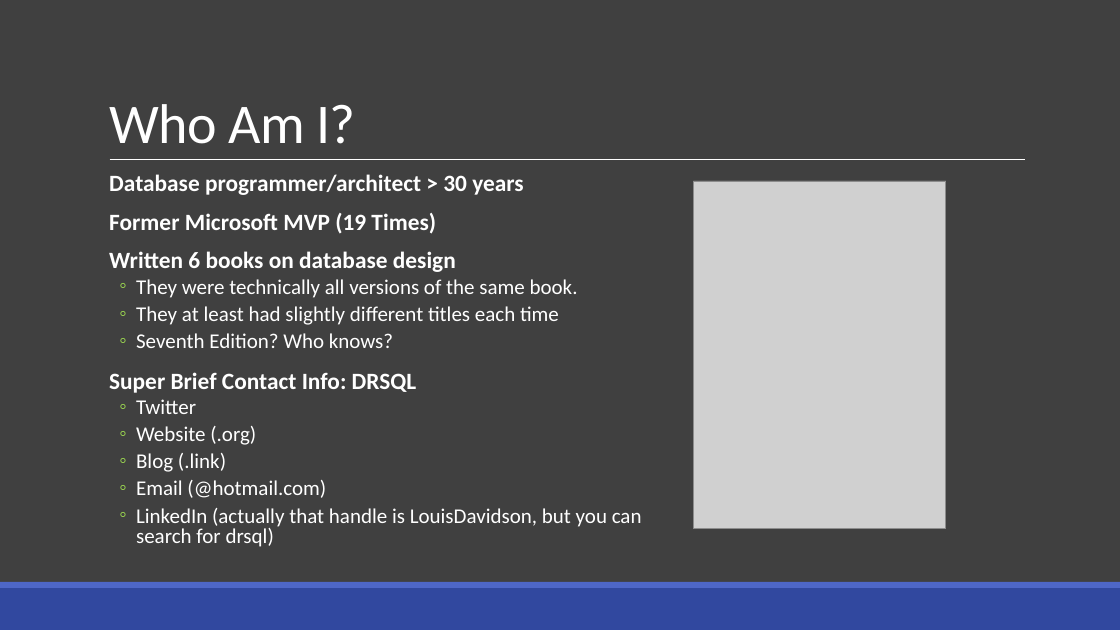
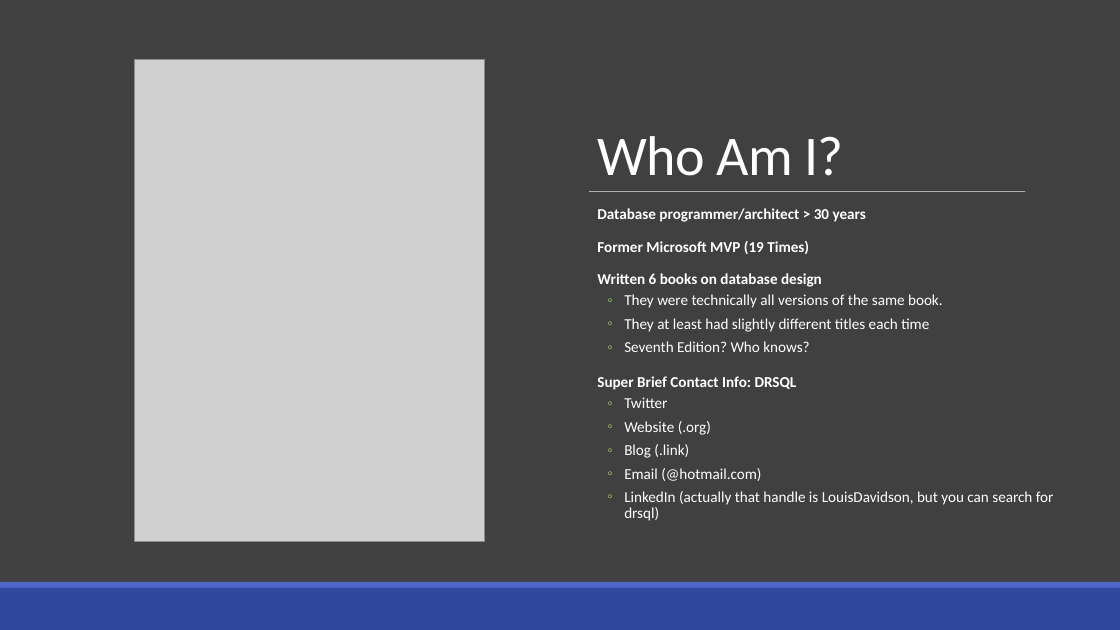
Before and after one commit to drsqlgithub/Presentation-Downloads, a slide deck: slide 4 of BI Versus Relational Design/Bi Versus Relational.pptx. Drawn at 1120x630 pixels with LibreOffice and Linux fonts; fonts in the diff are those of the drawing; grey boxes stand for pictures. Boxes give left, top, right and bottom in pixels: in the first picture for what was removed or moved away, otherwise in the second. Text is boxed around its words. In the diff, an @@ line names an element or a change of style, - is before the commit and + after.

```diff
--- a/BI Versus Relational Design/Bi Versus Relational.pptx
+++ b/BI Versus Relational Design/Bi Versus Relational.pptx
@@ rectangle added at bbox=[0, 0, 1120, 582], fill #404040 @@
@@ title "Who Am I?": place and size @@
-title "Who Am I?" at bbox=[109, 104, 355, 144]
+title "Who Am I?" at bbox=[597, 136, 843, 176]
@@ picture: place and size @@
-picture at bbox=[693, 181, 946, 529]
+picture at bbox=[134, 60, 484, 542]
@@ line removed from (110, 160) to (1026, 160) @@
@@ text "Database programmer/architect > 30 years": place and size @@
-text "Database programmer/architect > 30 years" at bbox=[109, 174, 642, 547]
+text "Database programmer/architect > 30 years" at bbox=[597, 208, 1054, 521]
@@ text "Database programmer/architect > 30 years" at bbox=[597, 208, 1054, 521]: size 20 to 13 pt in "Database programmer/architect > 30 years", "Former Microsoft MVP (19 Times)", "Written 6 books on database design", "Super Brief Contact Info: DRSQL"; size 18 to 13 pt in "They were technically all versions of the ...", "They at least had slightly different titles ...", "Seventh Edition? Who knows?", "Twitter" and 4 more places; line spacing 0.8 to 0.9 @@
@@ line added from (589, 192) to (1026, 192), #FFFFFF 0.5 pt @@
```
Also in this commit, not shown: 3 other slides changed, 3 other files.
